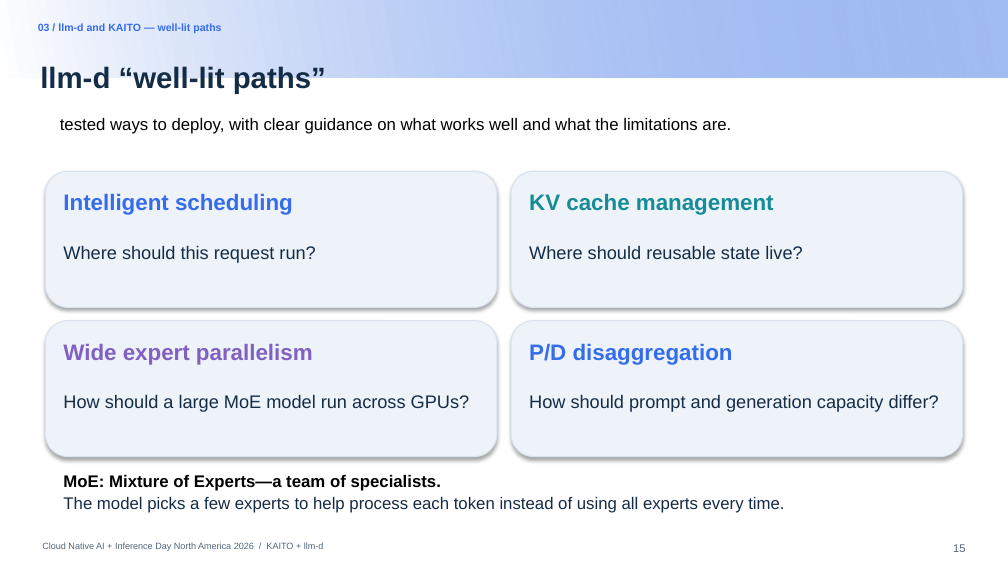
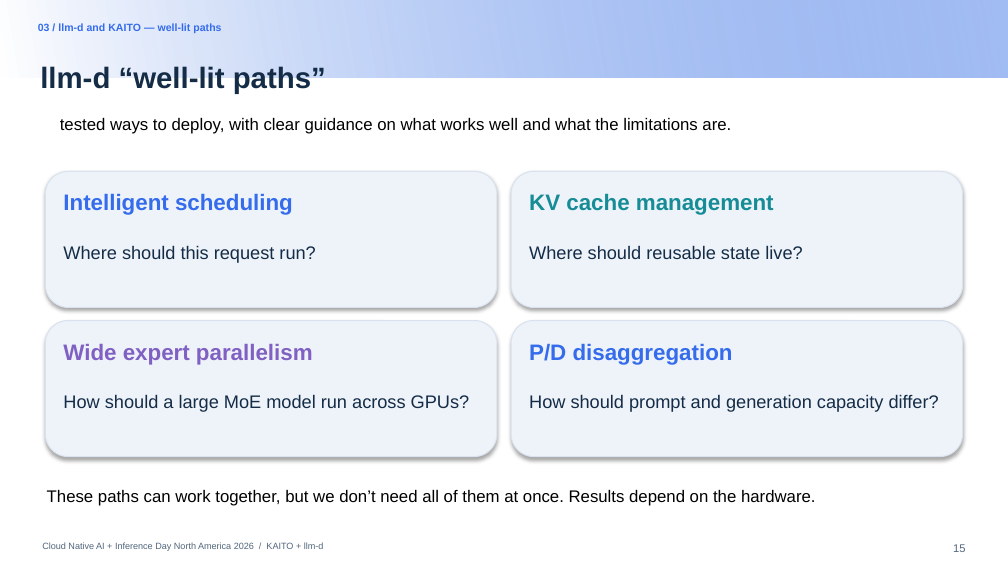
Before and after one commit to andyzhangx/demo, a slide deck: slide 15 of llm/pd-disaggregation/kubecon-na-2026-pd-disaggregation-kaito-llmd.pptx. Drawn at 1008x567 pixels with LibreOffice and Linux fonts; fonts in the diff are those of the drawing; background and template pictures are left out. Boxes give left, top, right and bottom in pixels: in the first picture for what was removed or moved away, otherwise in the second. Text is boxed around its words. In the diff, an @@ line names an element or a change of style, - is before the commit and + after.

```diff
--- a/llm/pd-disaggregation/kubecon-na-2026-pd-disaggregation-kaito-llmd.pptx
+++ b/llm/pd-disaggregation/kubecon-na-2026-pd-disaggregation-kaito-llmd.pptx
@@ text at <box>47,490,816,506</box>: text changed; text colour #142C46 to #000000 @@
-MoE: Mixture of Experts—a team of specialists.
-The model picks a few experts to help process each token instead of using all experts every time.
+These paths can work together, but we don’t need all of them at once. Results depend on the hardware.
```
Also in this commit, not shown: 6 other slides changed.
